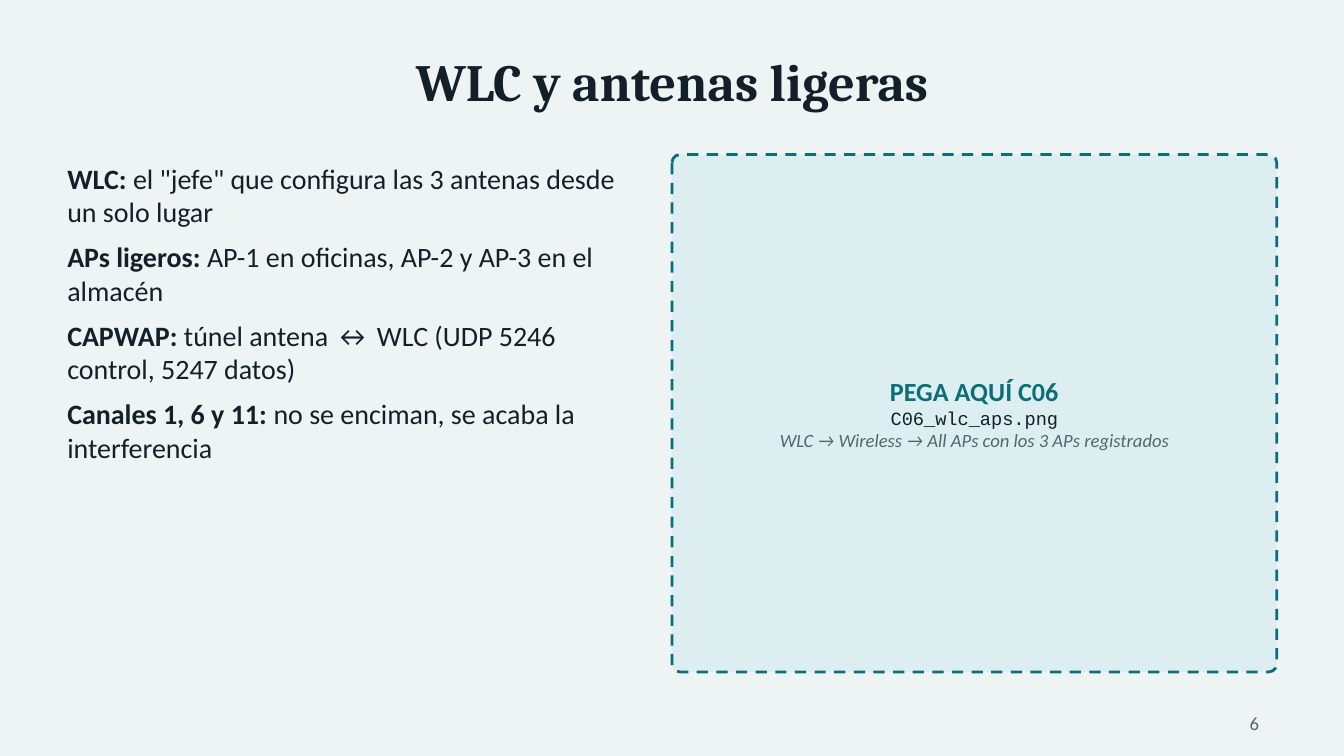
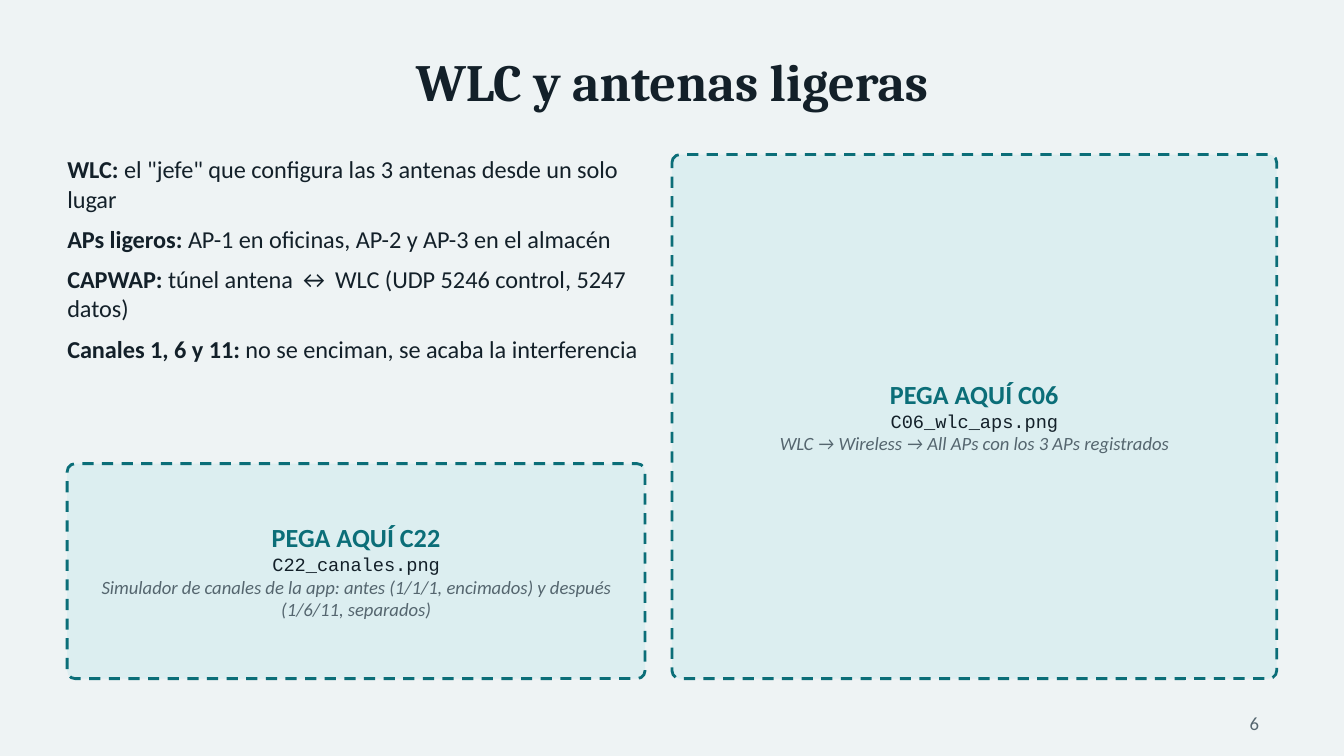
Before and after one commit to USX22/inalambricreds2, a slide deck: slide 6 of entregables/Presentacion_InnovaLogistics.pptx. Drawn at 1344x756 pixels with LibreOffice and Linux fonts; fonts in the diff are those of the drawing. Boxes give left, top, right and bottom in pixels: in the first picture for what was removed or moved away, otherwise in the second. Text is boxed around its words. In the diff, an @@ line names an element or a change of style, - is before the commit and + after.

```diff
--- a/entregables/Presentacion_InnovaLogistics.pptx
+++ b/entregables/Presentacion_InnovaLogistics.pptx
@@ text "WLC: el "jefe" que configura ..." at (67, 161, 638, 362): size 15 to 13 pt @@
@@ rounded rectangle: place and size @@
-rounded rectangle at (672, 155, 1277, 672)
+rounded rectangle at (672, 155, 1277, 679)
@@ rounded rectangle at (672, 155, 1277, 679): proportions changed @@
@@ text "PEGA AQUÍ C06": place and size @@
-text "PEGA AQUÍ C06" at (780, 379, 1169, 450)
+text "PEGA AQUÍ C06" at (780, 383, 1169, 453)
@@ rounded rectangle added at (67, 464, 645, 679), fill #DCEEF0, outline #0B6E78 1.5 pt dashed @@
@@ text added at (102, 526, 611, 619), 10 pt, text #55666F, italic @@
+PEGA AQUÍ C22
+C22_canales.png
+Simulador de canales de la app: antes (1/1/1, encimados) y después (1/6/11, separados)
```
Also in this commit, not shown: 6 other files.
